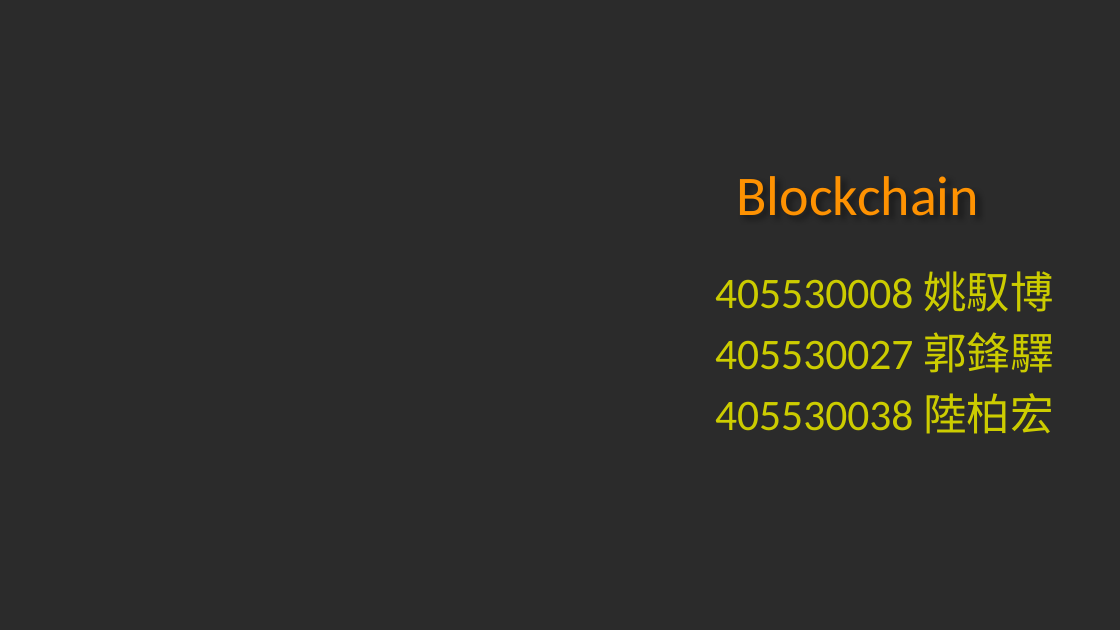
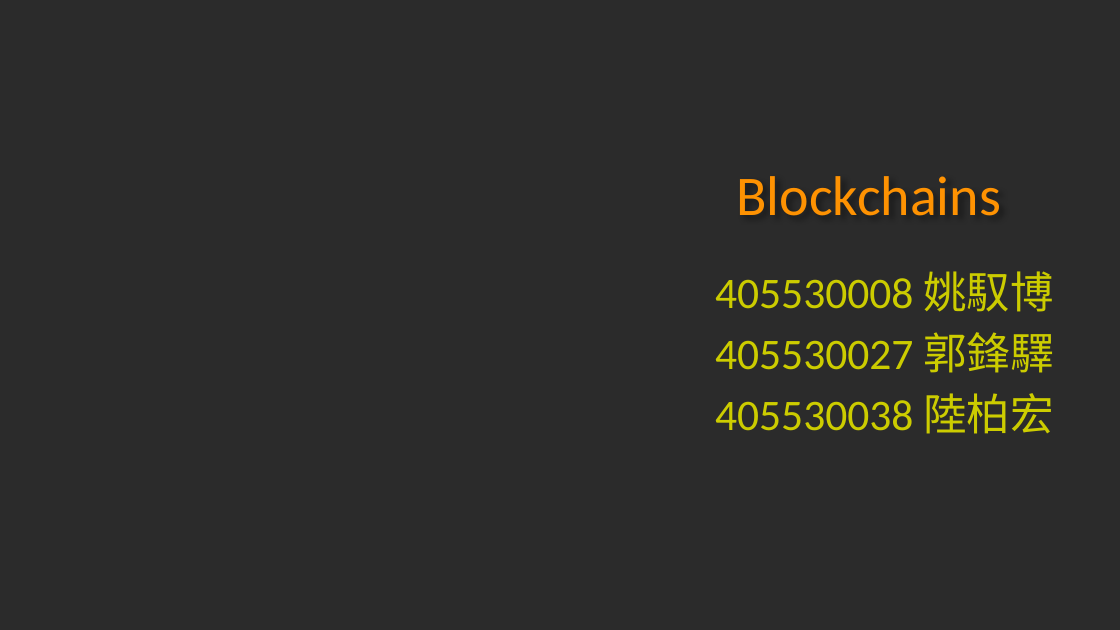
Before and after one commit to LeafLu0315/Presentation, a slide deck: slide 1 of blockchain.pptx. Drawn at 1120x630 pixels with LibreOffice and Linux fonts; fonts in the diff are those of the drawing; background and template pictures are left out; a plain dark background stands for a picture behind light text. Boxes give left, top, right and bottom in pixels: in the first picture for what was removed or moved away, otherwise in the second. Text is boxed around its words. In the diff, an @@ line names an element or a change of style, - is before the commit and + after.

```diff
--- a/blockchain.pptx
+++ b/blockchain.pptx
@@ title at [737,176,1002,216]: text changed @@
-Blockchain
+Blockchains
```
Also in this commit, not shown: 4 other slides changed, 7 slides added, 2 slides removed.
